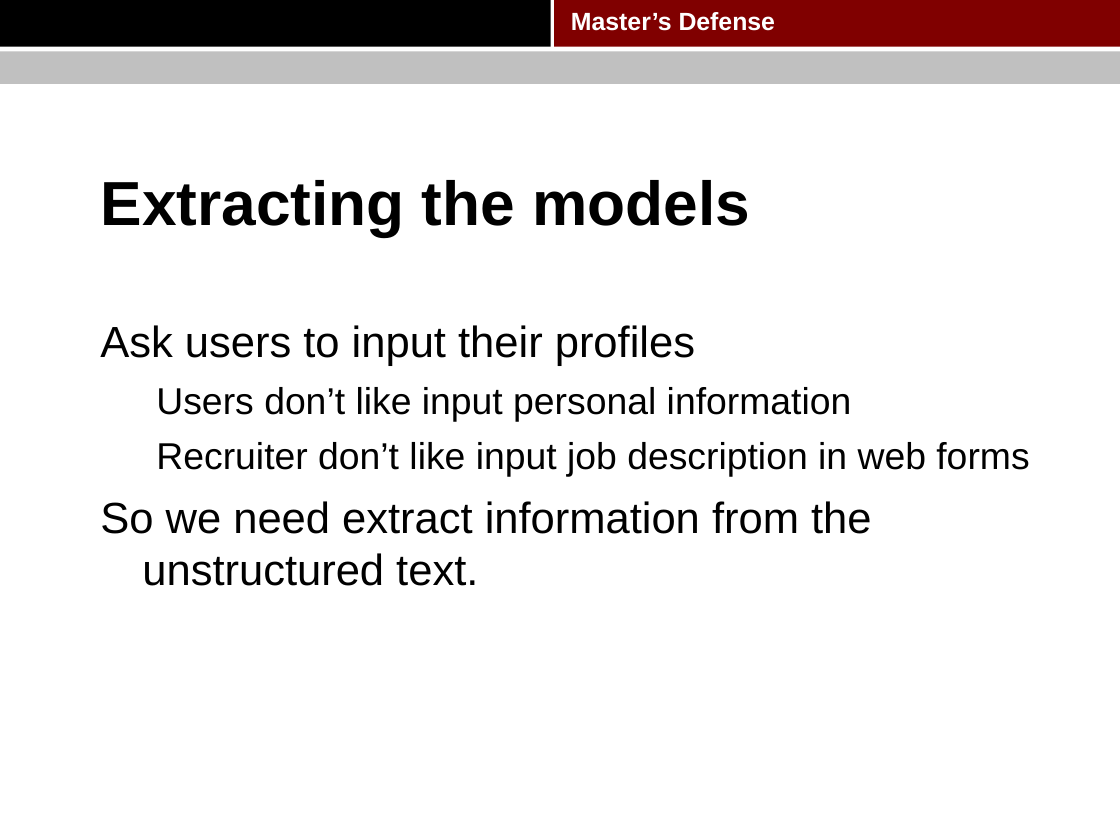
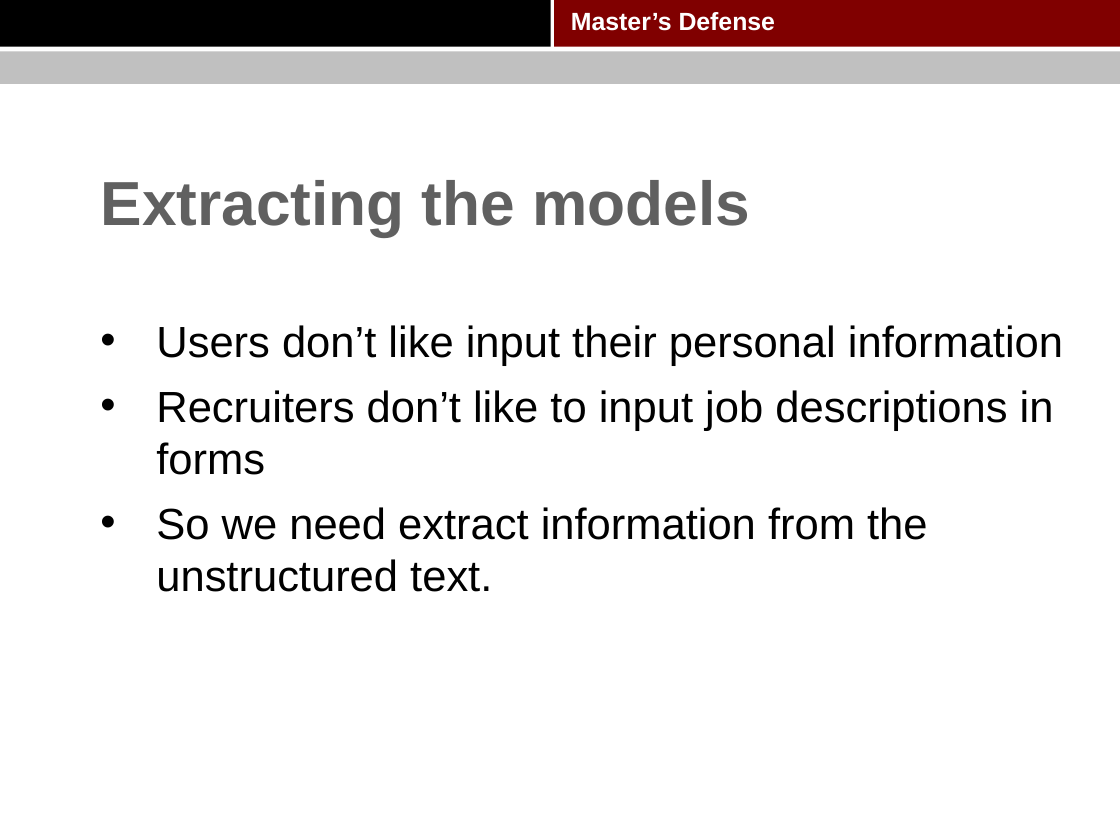
Before and after one commit to pkushiqiang/thesis, a slide deck: slide 26 of media/Master's thesis.pptx (slide 25 before the commit). Drawn at 1120x840 pixels with LibreOffice and Linux fonts; fonts in the diff are those of the drawing; background and template pictures are left out. Boxes give left, top, right and bottom in pixels: in the first picture for what was removed or moved away, otherwise in the second. Text is boxed around its words. In the diff, an @@ line names an element or a change of style, - is before the commit and + after.

```diff
--- a/media/Master's thesis.pptx
+++ b/media/Master's thesis.pptx
@@ title "Extracting the models" at bbox=[101, 180, 750, 236]: text colour #000000 to #606060 @@
@@ text at bbox=[156, 325, 1063, 475]: text changed; size 24 to 28 pt @@
-Ask users to input their profiles
-  Users don’t like input personal information
-  Recruiter don’t like input job description in web forms
+• Users don’t like input their personal information
+• Recruiters don’t like to input job descriptions in forms
@@ text at bbox=[156, 507, 927, 592]: bullet none to • @@
```
Also in this commit, not shown: 68 other slides changed, 3 slides added.
